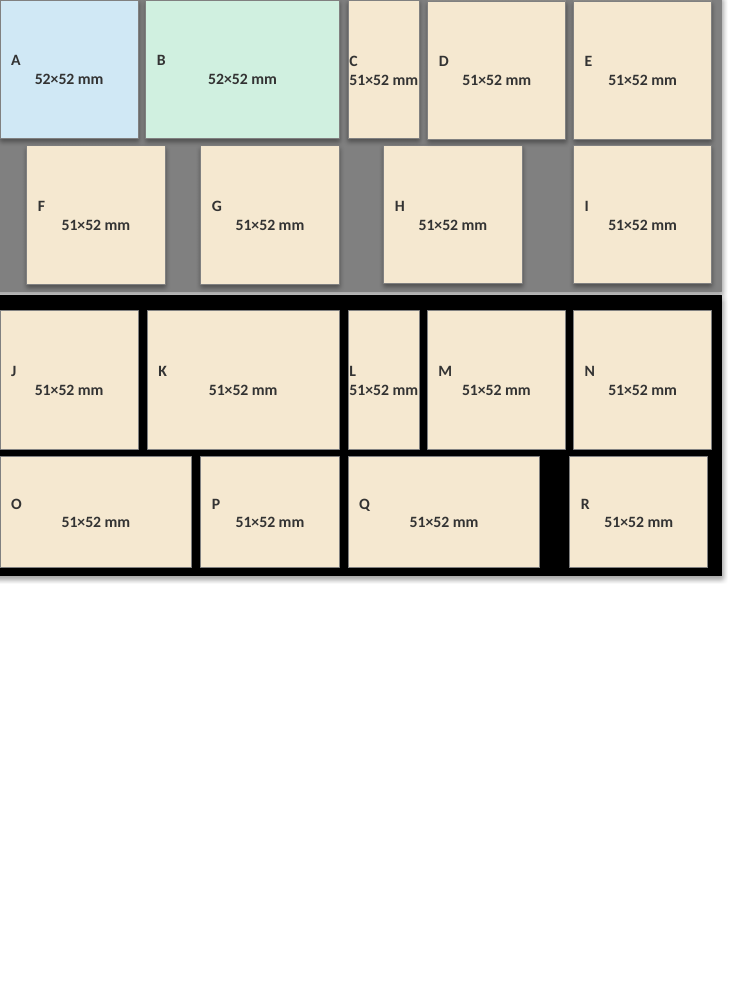
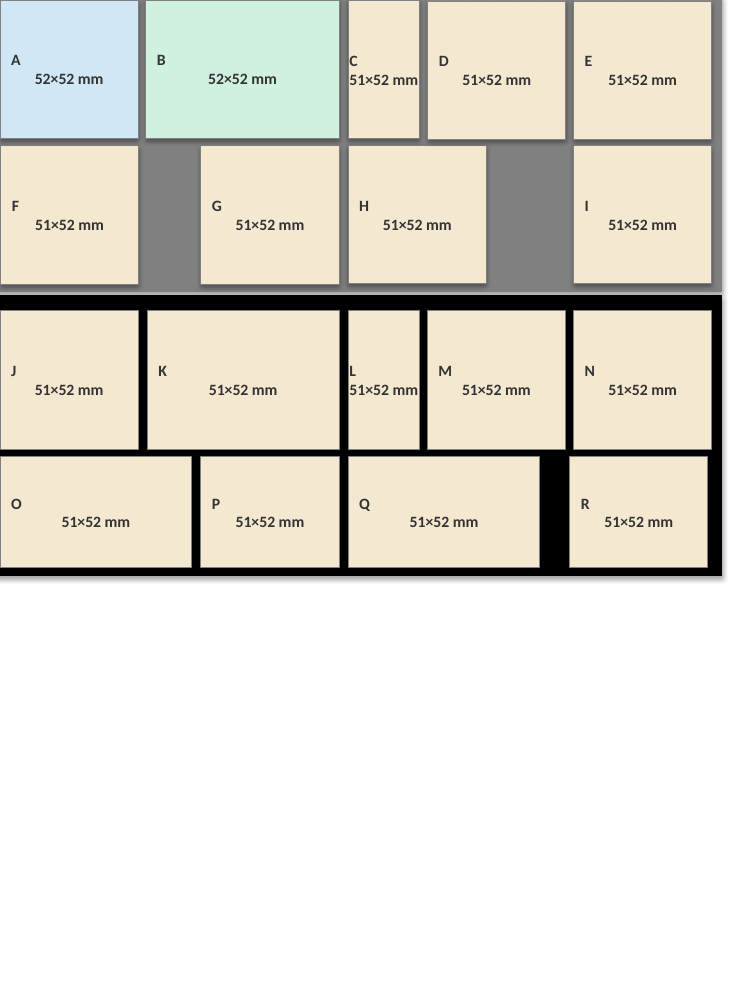
Before and after one commit to lauradriscoll/cosyne2026_adaptive_behavior, a slide deck: slide 1 of figures/fig2/fig2.pptx. Drawn at 736x1008 pixels with LibreOffice and Linux fonts; fonts in the diff are those of the drawing. Boxes give left, top, right and bottom in pixels: in the first picture for what was removed or moved away, otherwise in the second. Text is boxed around its words. In the diff, an @@ line names an element or a change of style, - is before the commit and + after.

```diff
--- a/figures/fig2/fig2.pptx
+++ b/figures/fig2/fig2.pptx
@@ rectangle "F 51×52 mm": place and size @@
-rectangle "F 51×52 mm" at [27, 146, 165, 284]
+rectangle "F 51×52 mm" at [1, 146, 138, 284]
@@ rectangle "H 51×52 mm": place and size @@
-rectangle "H 51×52 mm" at [384, 145, 522, 283]
+rectangle "H 51×52 mm" at [348, 145, 486, 283]
```
Also in this commit, not shown: 9 other files.
